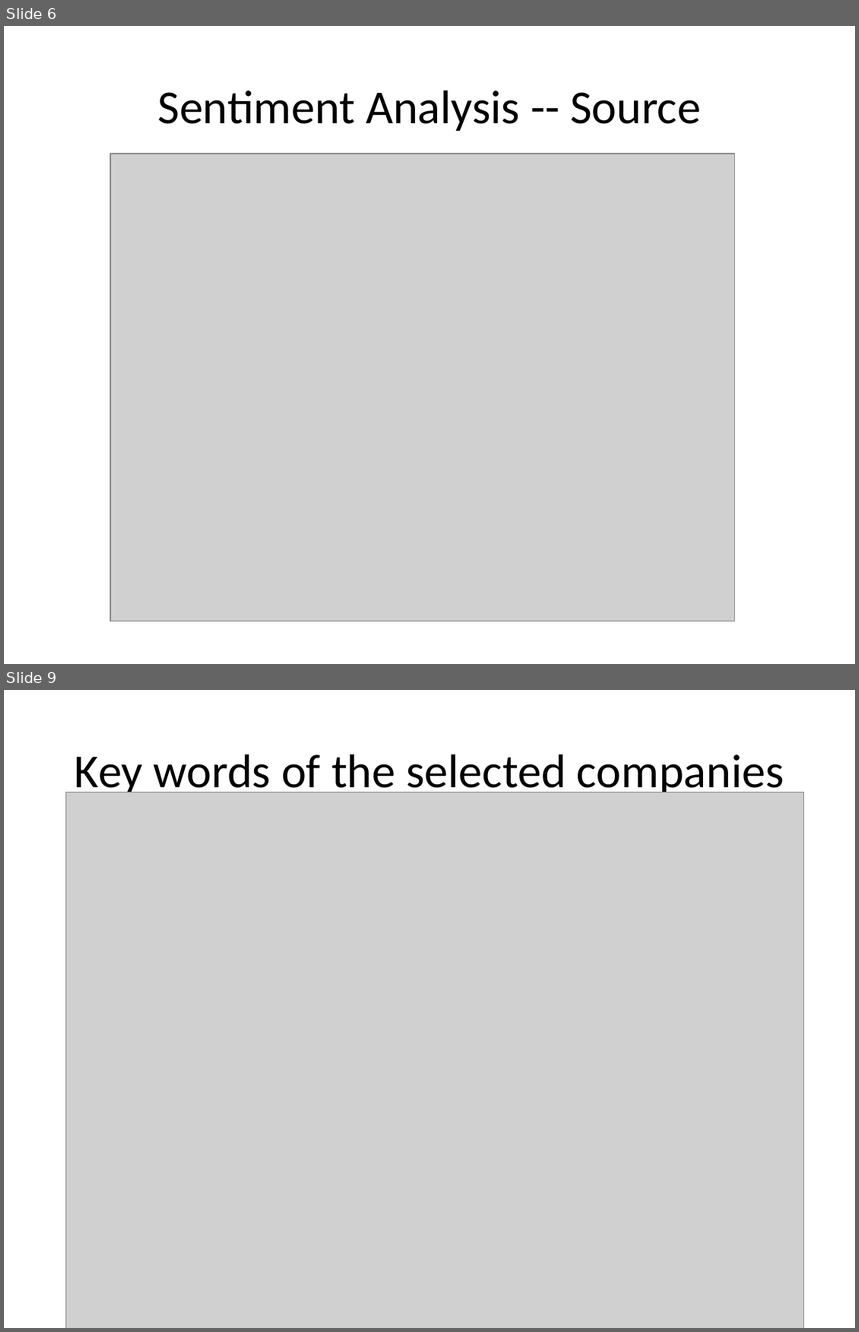
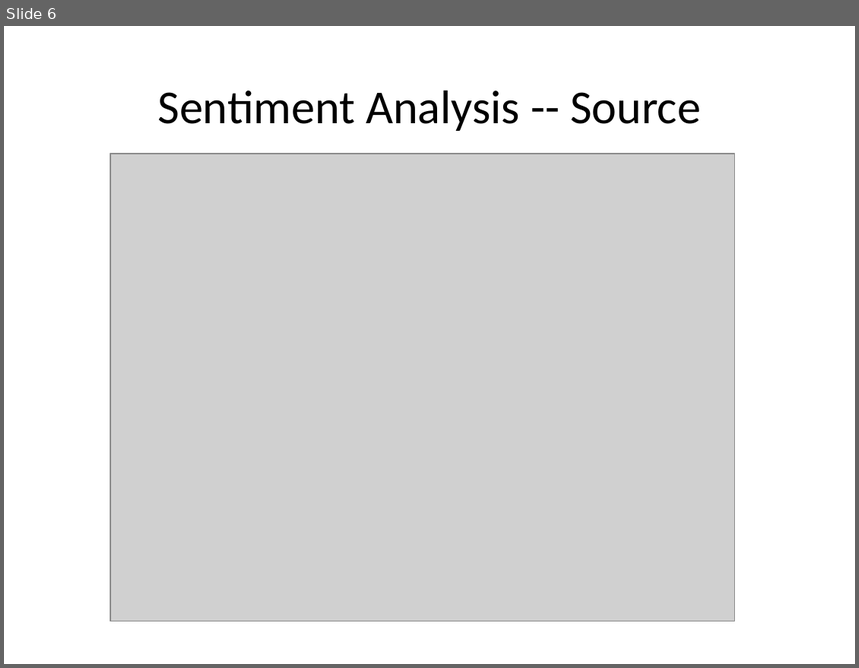
Before and after one commit to yuchiahung/Fintech-2021-T2, a slide deck: news_summary_t2.pptx. Shown one above the other, each under a label of ours: slides 6 and 9 before the commit, slide 6 after it; the slides between them are not shown. The pictures are 859x1332 and 859x668 pixels, drawn with LibreOffice and Linux fonts; fonts in the diff are those of the drawing; grey boxes stand for pictures. Boxes give left, top, right and bottom in pixels: in the first picture for what was removed or moved away, otherwise in the second. Text is boxed around its words. In the diff, an @@ line names an element or a change of style, - is before the commit and + after.

```diff
--- a/news_summary_t2.pptx
+++ b/news_summary_t2.pptx
@@ slide 9 removed at (4,690,855,1328), background #FFFFFF @@
@@ title removed at (75,754,785,799) @@
-Key words of the selected companies
@@ picture removed at (66,792,804,1328) @@
```
Also in this commit, not shown: 2 slides changed, 5 slides added, 3 other slides removed, 10 other files.
